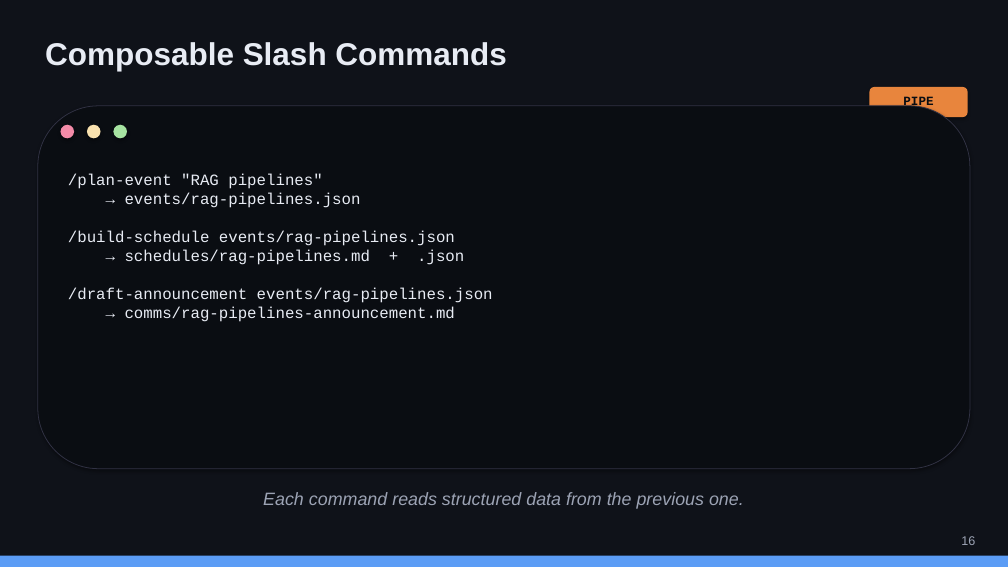
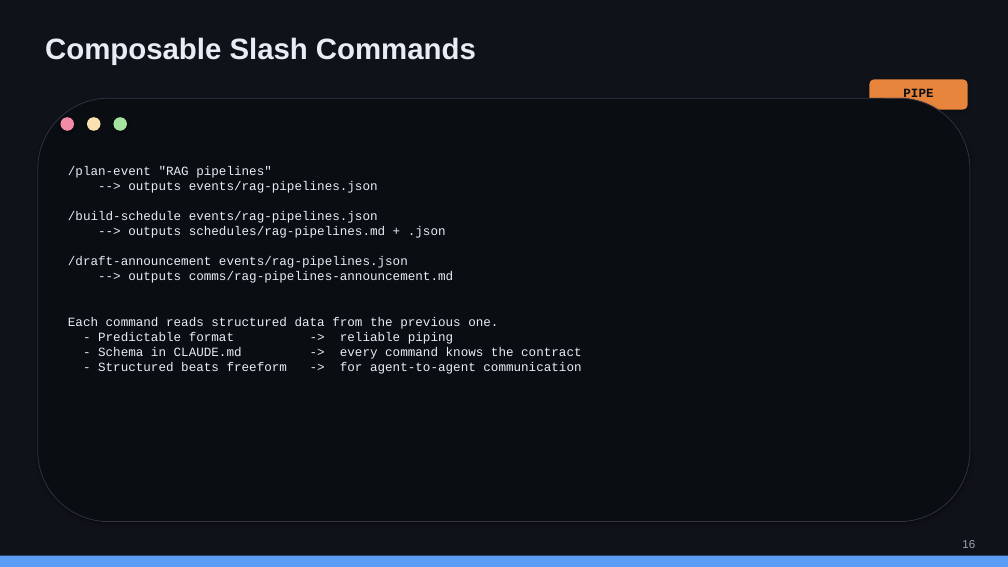
Before and after one commit to nickyeager/tucson-claude-code-meetup, a slide deck: slide 16 of slides/session-2-context-engineering.pptx. Drawn at 1008x567 pixels with LibreOffice and Linux fonts; fonts in the diff are those of the drawing. Boxes give left, top, right and bottom in pixels: in the first picture for what was removed or moved away, otherwise in the second. Text is boxed around its words. In the diff, an @@ line names an element or a change of style, - is before the commit and + after.

```diff
--- a/slides/session-2-context-engineering.pptx
+++ b/slides/session-2-context-engineering.pptx
@@ text "Composable Slash Commands" at [45,37,476,65]: size 30 to 28 pt @@
@@ text "PIPE": place and size @@
-text "PIPE" at [903,96,933,109]
+text "PIPE" at [903,88,933,101]
@@ rounded rectangle: place and size @@
-rounded rectangle at [38,106,970,469]
+rounded rectangle at [38,98,970,522]
@@ 3 ellipses, 1 rounded rectangle: place and size @@
-3 ellipses, 1 rounded rectangle at [60,87,968,138]
+3 ellipses, 1 rounded rectangle at [60,79,968,131]
@@ text at [68,166,581,374]: text changed; size 15 to 12 pt @@
-/plan-event "RAG pipelines"
-→ events/rag-pipelines.json
-/build-schedule events/rag-pipelines.json
-→ schedules/rag-pipelines.md + .json
-/draft-announcement events/rag-pipelines.json
-→ comms/rag-pipelines-announcement.md
+/plan-event "RAG pipelines"
+--> outputs events/rag-pipelines.json
+/build-schedule events/rag-pipelines.json
+--> outputs schedules/rag-pipelines.md + .json
+/draft-announcement events/rag-pipelines.json
+--> outputs comms/rag-pipelines-announcement.md
+Each command reads structured data from the previous one.
+- Predictable format -> reliable piping
+- Schema in CLAUDE.md -> every command knows the contract
+- Structured beats freeform -> for agent-to-agent communication
@@ text removed at [263,492,744,509] @@
-Each command reads structured data from the previous one.
@@ text "16" at [962,540,975,548]: size 12 to 11 pt @@
```
Also in this commit, not shown: 17 other slides changed, 4 slides added, 4 slides removed, 2 other files.
